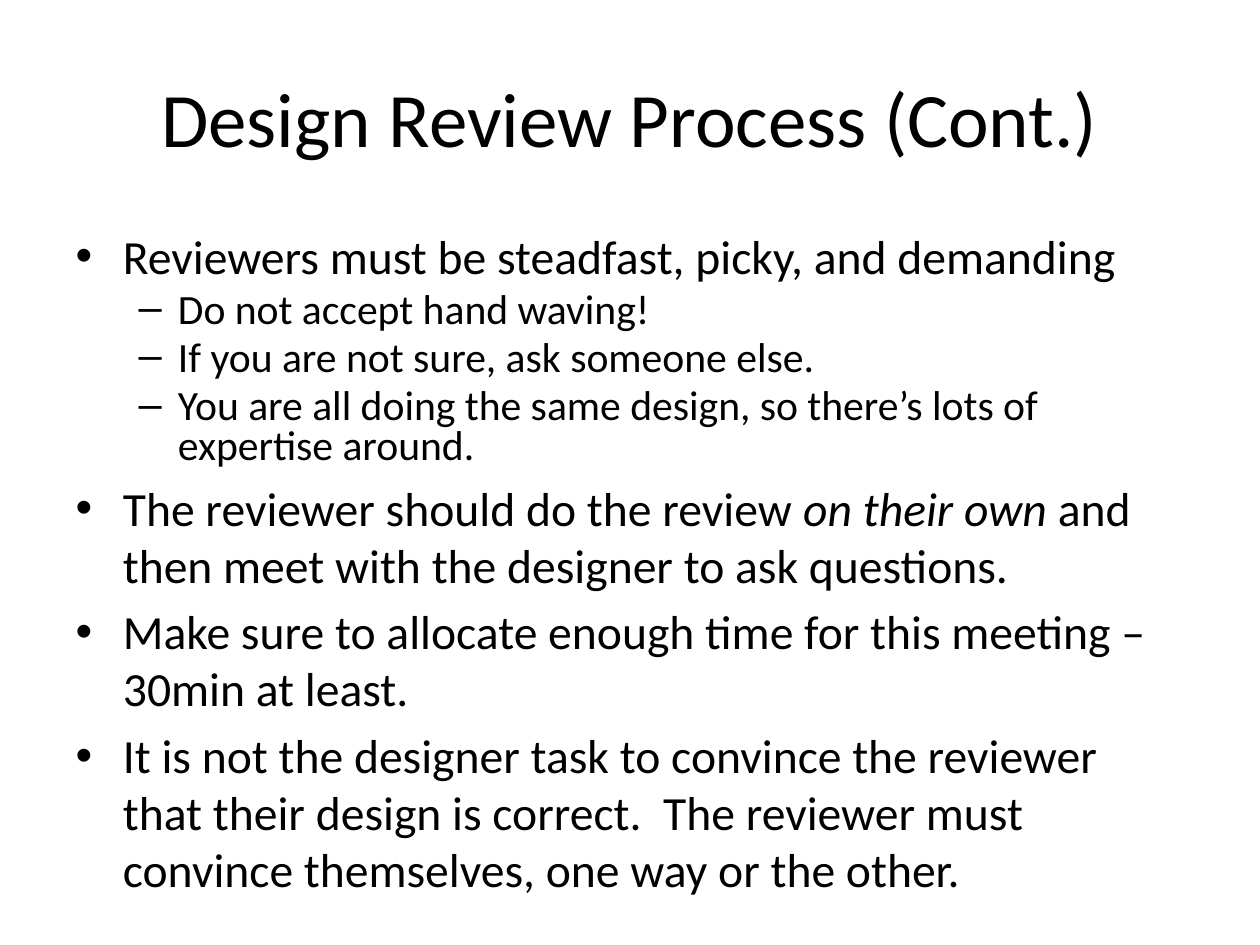
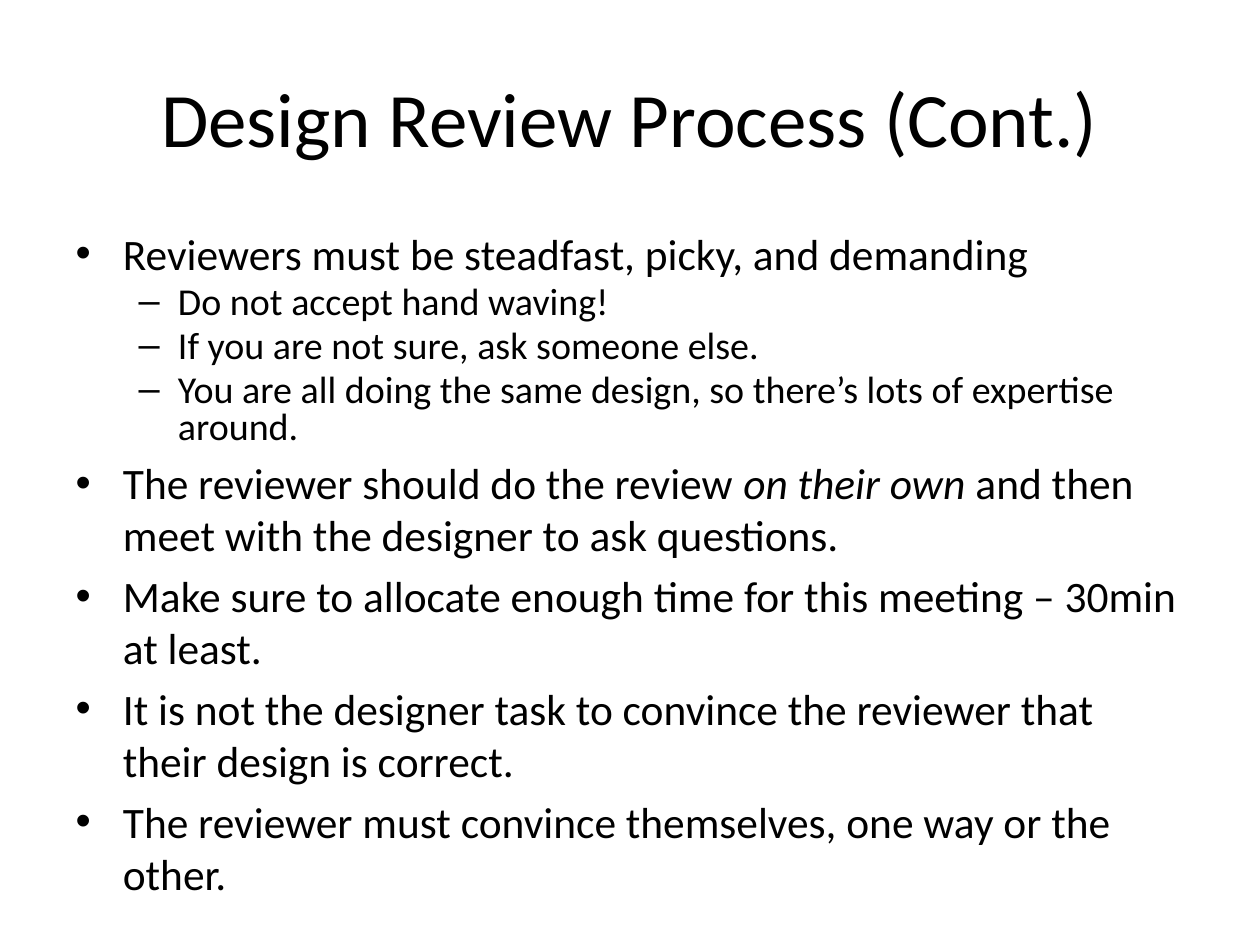
Before and after one commit to NVSL/QuadClass-Resources, a slide deck: slide 4 of Lecture Slides/05-Design Reviews.pptx. Drawn at 1260x945 pixels with LibreOffice and Linux fonts; fonts in the diff are those of the drawing. Boxes give left, top, right and bottom in pixels: in the first picture for what was removed or moved away, otherwise in the second. Text is boxed around its words. In the diff, an @@ line names an element or a change of style, - is before the commit and + after.

```diff
--- a/Lecture Slides/05-Design Reviews.pptx
+++ b/Lecture Slides/05-Design Reviews.pptx
@@ text at (123,240,1176,665): size 27.2 to 24.8 pt in "Reviewers must be steadfast, picky, and demanding", "The reviewer should do the review on ...", "Make sure to allocate enough time for ..."; size 23.8 to 21.7 pt in "Do not accept hand waving!", "If you are not sure, ask someone ...", "You are all doing the same design, ..." @@
@@ text at (123,695,1110,845): text changed; size 27.2 to 24.8 pt @@
-• It is not the designer task to convince the reviewer that their design is correct. The reviewer must convince themselves, one way or the other.
+• It is not the designer task to convince the reviewer that their design is correct.
+• The reviewer must convince themselves, one way or the other.
```
Also in this commit, not shown: 2 other slides changed.
